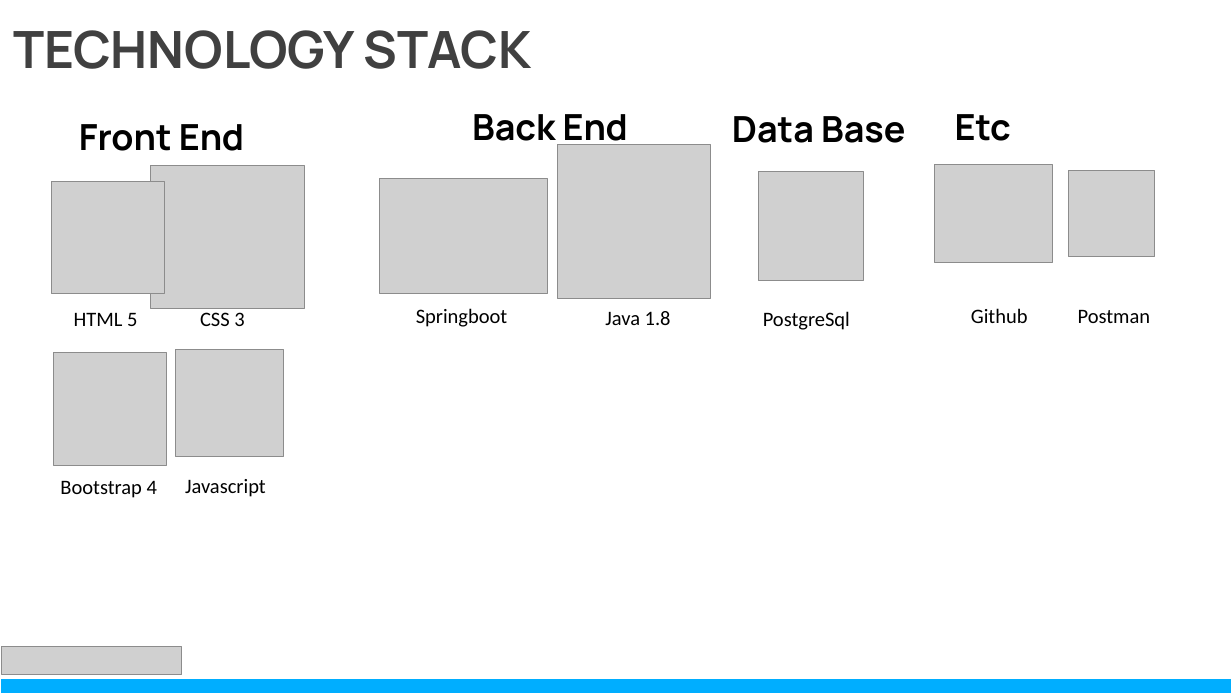
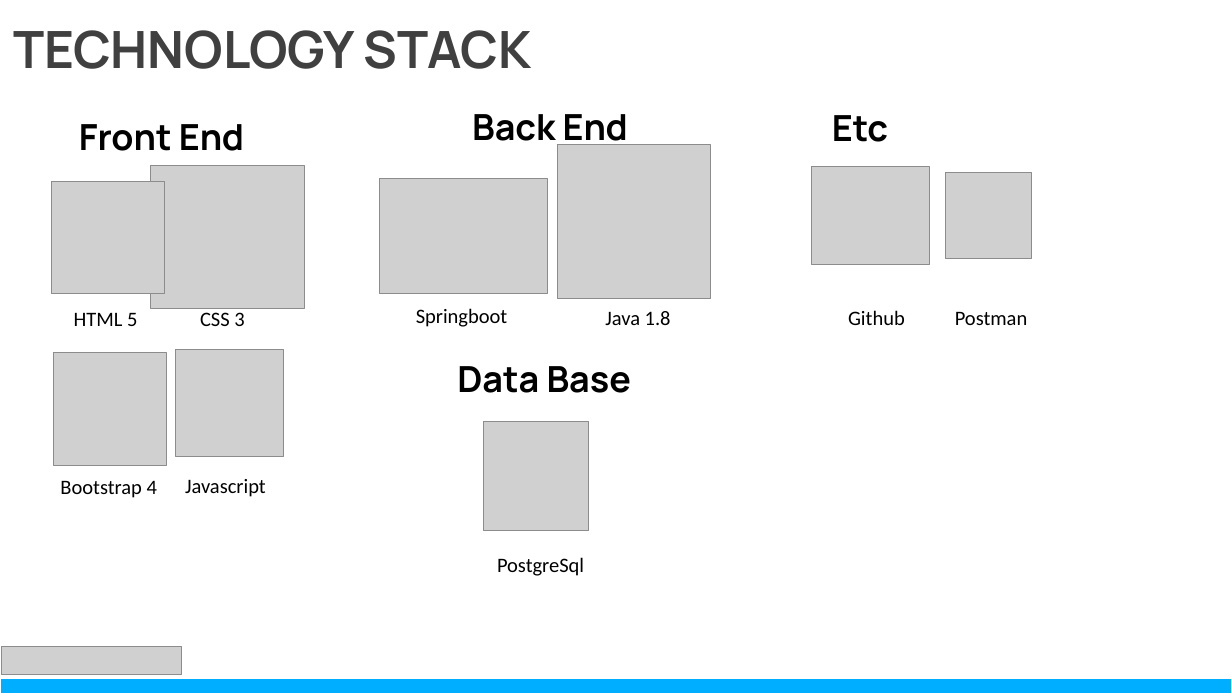
Before and after one commit to handihand53/BookLook, a slide deck: slide 8 of docs/BookLook PPT.pptx (slide 7 before the commit). Drawn at 1232x693 pixels with LibreOffice and Linux fonts; fonts in the diff are those of the drawing; grey boxes stand for pictures. Boxes give left, top, right and bottom in pixels: in the first picture for what was removed or moved away, otherwise in the second. Text is boxed around its words. In the diff, an @@ line names an element or a change of style, - is before the commit and + after.

```diff
--- a/docs/BookLook PPT.pptx
+++ b/docs/BookLook PPT.pptx
@@ text "Etc": place and size @@
-text "Etc" at box(955, 114, 1011, 141)
+text "Etc" at box(832, 115, 888, 142)
@@ 2 pictures, 2 texts: place and size @@
-2 pictures, 2 texts at box(935, 165, 1154, 323)
+2 pictures, 2 texts at box(812, 166, 1031, 325)
@@ text "Data Base": place and size @@
-text "Data Base" at box(732, 116, 905, 143)
+text "Data Base" at box(457, 366, 631, 393)
@@ picture: place and size @@
-picture at box(759, 172, 864, 280)
+picture at box(483, 421, 589, 530)
@@ text "PostgreSql": place and size @@
-text "PostgreSql" at box(763, 311, 850, 330)
+text "PostgreSql" at box(497, 557, 584, 576)
```
Also in this commit, not shown: 4 other slides changed, 1 slide added, 3 other files.
